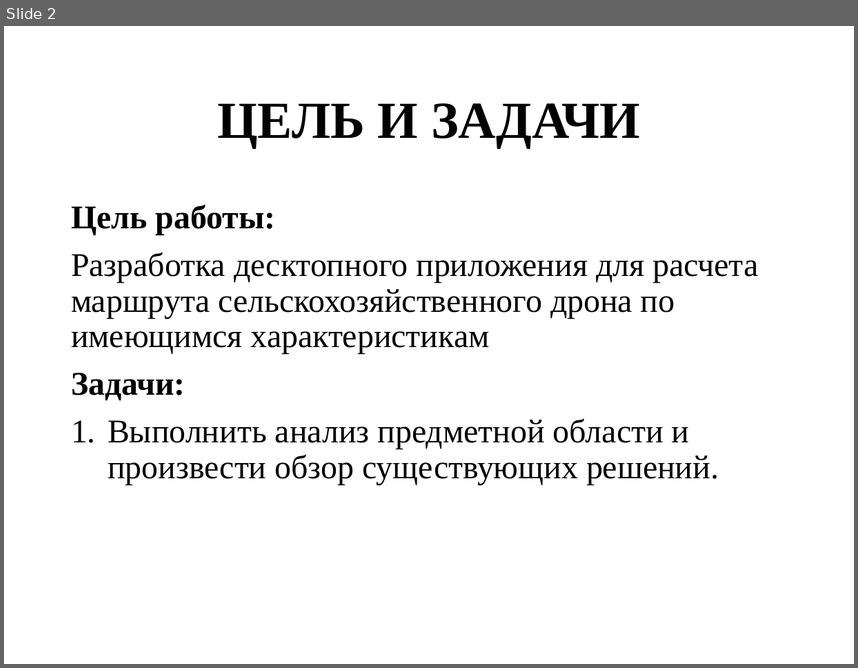
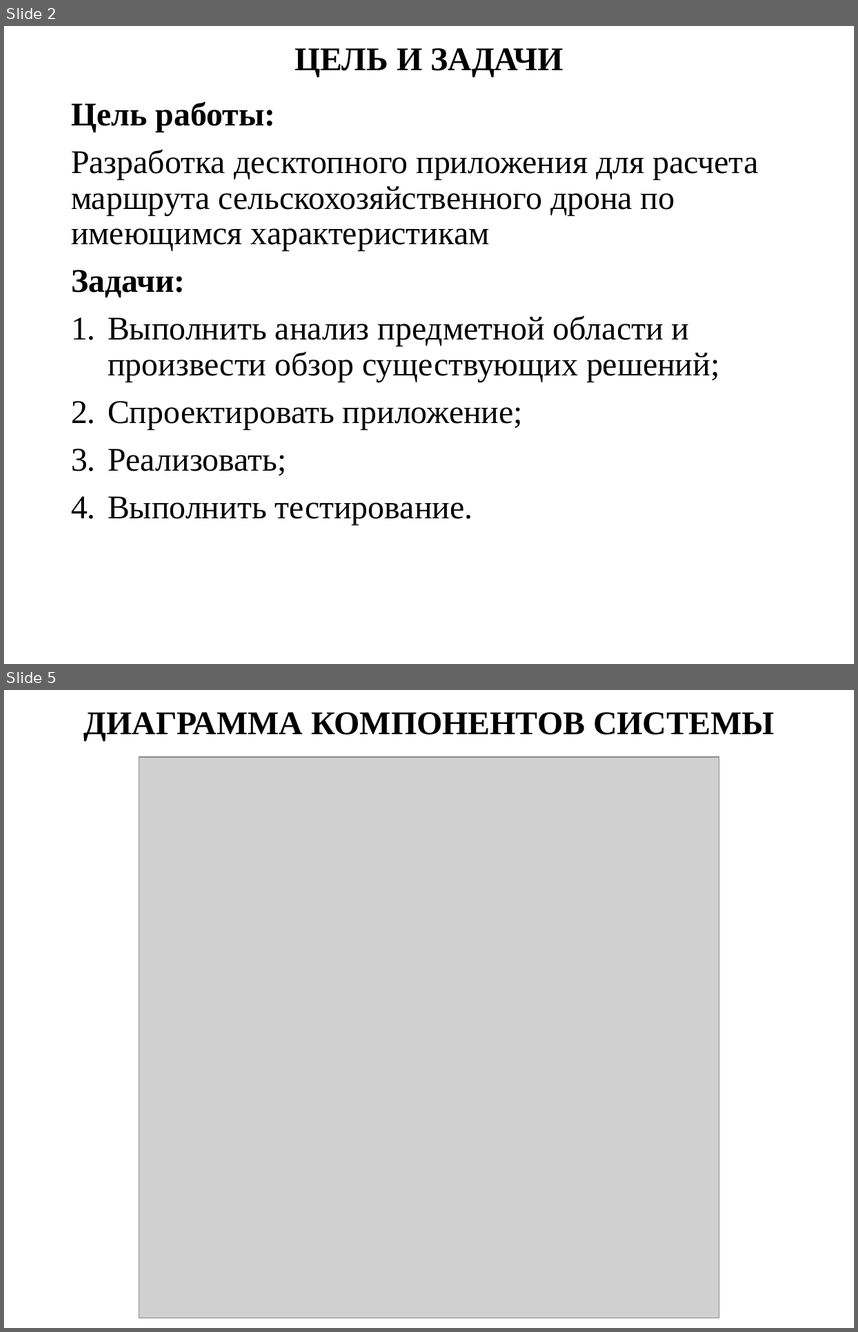
Before and after one commit to evgenkot/uav-route-calculation, a slide deck: doc/Raschupkin_EV_UAV_Route_Planning.pptx. Shown one above the other, each under a label of ours: slide 2 before the commit, slides 2 and 5 after it; the slides between them are not shown. The pictures are 858x668 and 858x1332 pixels, drawn with LibreOffice and Linux fonts; fonts in the diff are those of the drawing; grey boxes stand for pictures. Boxes give left, top, right and bottom in pixels: in the first picture for what was removed or moved away, otherwise in the second. Text is boxed around its words. In the diff, an @@ line names an element or a change of style, - is before the commit and + after.

```diff
--- a/doc/Raschupkin_EV_UAV_Route_Planning.pptx
+++ b/doc/Raschupkin_EV_UAV_Route_Planning.pptx
@@ slide 5 added at (4,690,854,1328), background #FFFFFF @@
@@ title added at (84,712,774,740), 28 pt, text #000000, bold @@
+ДИАГРАММА КОМПОНЕНТОВ СИСТЕМЫ
@@ picture added at (139,757,719,1317) @@
@@ slide 2 changed as well @@
@@ title "ЦЕЛЬ И ЗАДАЧИ": place and size @@
-title "ЦЕЛЬ И ЗАДАЧИ" at (217,103,639,148)
+title "ЦЕЛЬ И ЗАДАЧИ" at (294,48,563,76)
@@ title "ЦЕЛЬ И ЗАДАЧИ" at (294,48,563,76): size 44 to 28 pt @@
@@ text "Цель работы:": place and size @@
-text "Цель работы:" at (71,204,758,485)
+text "Цель работы:" at (71,101,758,524)
@@ text at (107,315,720,524): text changed @@
-1. Выполнить анализ предметной области и произвести обзор существующих решений.
+1. Выполнить анализ предметной области и произвести обзор существующих решений;
+2. Спроектировать приложение;
+3. Реализовать;
+4. Выполнить тестирование.
```
Also in this commit, not shown: 1 other slide changed, 9 other slides added, 2 slides removed.
